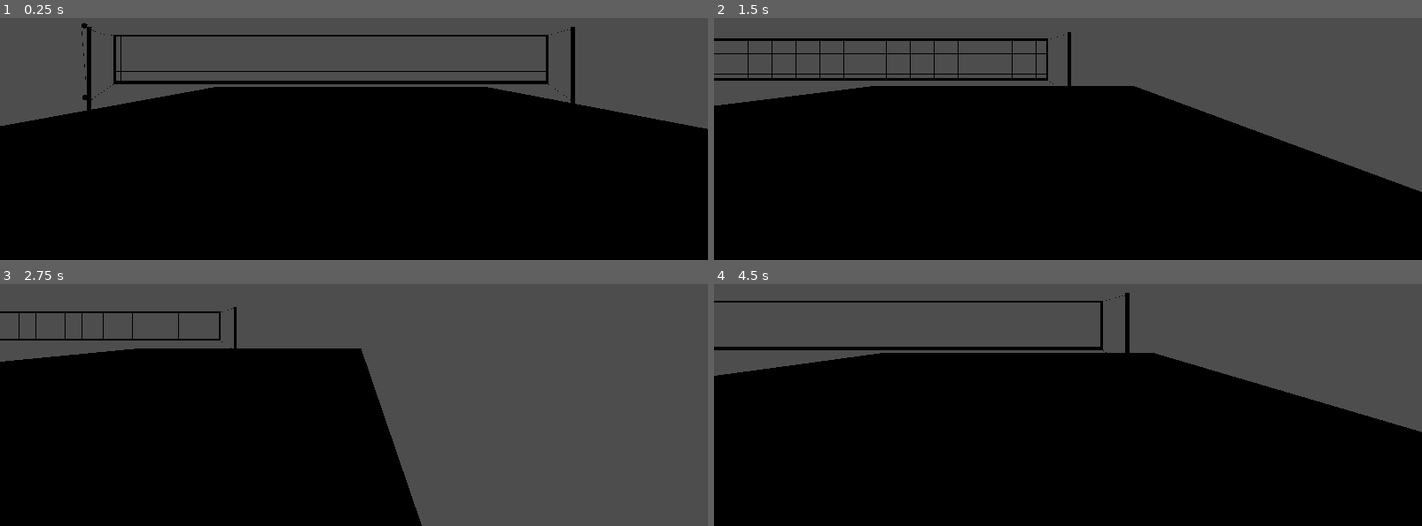
Above: before the commit, frames 1-4 (two rows, left to right).
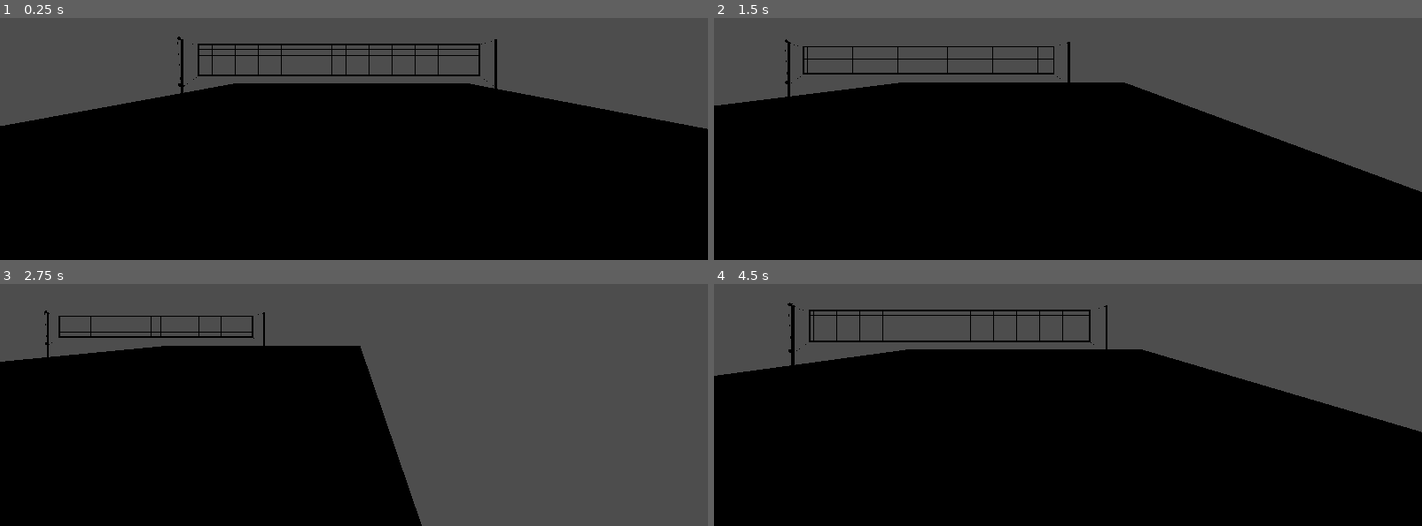
Above: after the commit, the same moments.

Repository: Mcaldas11/VolleyBox
Game: Godot game, scene res://volleyball/sketchfab_scene.tscn
Two runs of this game, one before a commit and one after it. Both use one fixed random seed, a clock stepped at 60 frames per second and the inputs below.
Inputs (mouse positions are in pixels of both pictures, inside the frame that each line leads up to):
- Up to frame 1 (0.25 s): no input
- Up to frame 2 (1.5 s): tap Enter (ui_accept) at 0.5, 0.77 s; move the mouse to (1223, 42) at 0.52 s; hold D (ui_right) 0.53-1.28 s; tap Keypad Enter at 0.6 s; click (1223, 42) at 0.67 s; move the mouse to (926, 80) at 1.27 s; hold S (ui_down) from 1.28 s (still down); tap Shift at 1.35 s
- Up to frame 3 (2.75 s): tap Enter (ui_accept) at 1.52 s; move the mouse to (outside the picture) at 2.02 s; release S (ui_down) at 2.03 s; hold D (ui_right) from 2.03 s (still down); hold Ctrl from 2.03 s (still down)
- Up to frame 4 (4.5 s): move the mouse to (1032, 407) at 2.77 s; release D (ui_right) at 2.78 s; release Ctrl at 2.78 s; hold W (ui_up) 2.78-3.53 s; tap Keypad Enter at 2.85 s; click (1032, 407) at 2.92 s; tap Enter (ui_accept) at 3.02, 3.77 s; move the mouse to (1280, 388) at 3.52 s; hold Shift 3.53-4.28 s; hold A (ui_left) from 3.53 s (still down); move the mouse to (outside the picture) at 4.27 s; tap Ctrl at 4.35 s

The runs differ from the first frame. In frame 1, 3.7% of the frame differs, in the area x 11-82%, y 2-39%; in frame 2, 2.6%; in frame 3, 1.5%; in frame 4, 2.8%.

Commit message:
Adjust Player Z position in sketchfab_scene
Update Player node transform in volley-box/volleyball/sketchfab_scene.tscn: change the Transform3D translation Z from 6.454096 to 9.96473 to reposition the player in the scene.

Diff:
--- a/volley-box/volleyball/sketchfab_scene.tscn
+++ b/volley-box/volleyball/sketchfab_scene.tscn
@@ -44,5 +44,5 @@
 shape = SubResource("BoxShape3D_svyu1")
 
 [node name="Player" parent="." index="1" instance=ExtResource("2_svyu1")]
-transform = Transform3D(1, 0, 0, 0, 1, 0, 0, 0, 1, 0.012796402, 1.0242662, 6.454096)
+transform = Transform3D(1, 0, 0, 0, 1, 0, 0, 0, 1, 0.012796402, 1.0242662, 9.96473)
 script = SubResource("GDScript_svyu1")
